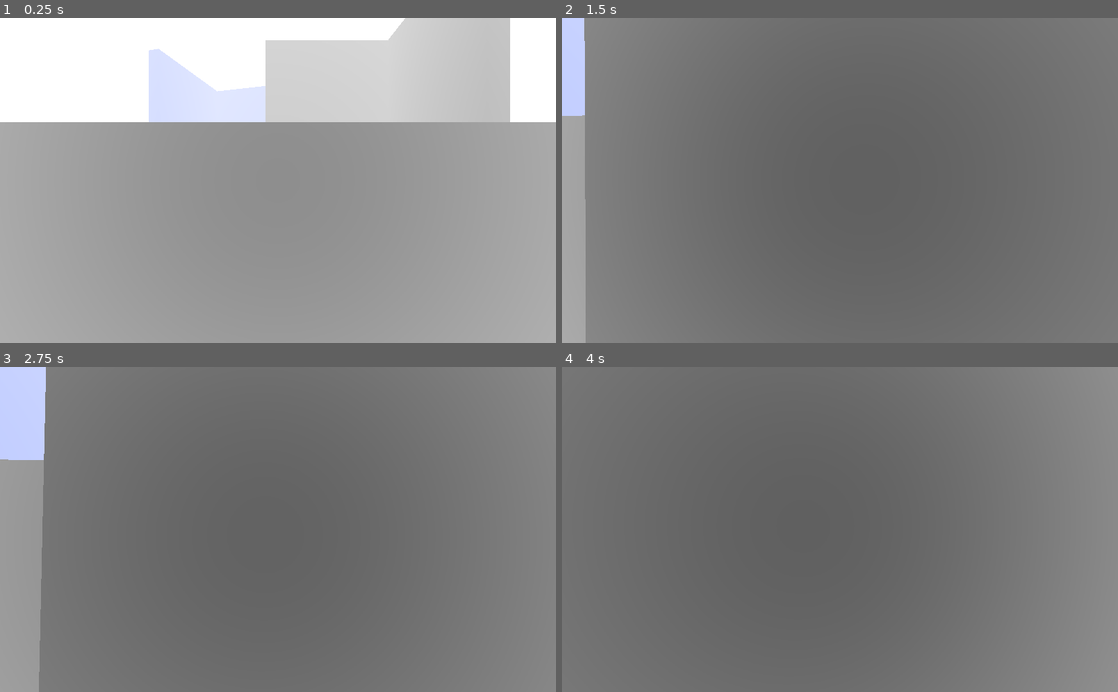
Above: before the commit, frames 1-4 (two rows, left to right).
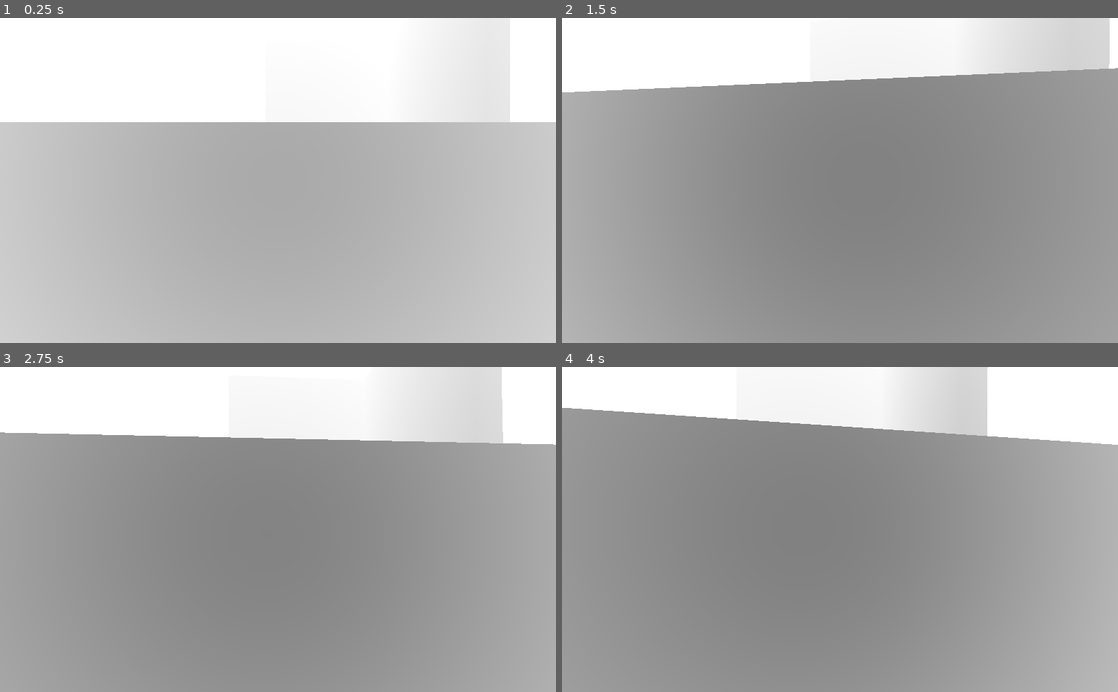
Above: after the commit, the same moments.

Repository: SmBe19/AJ8
Game: Godot game, scene res://scn/Root.tscn
Same seed, same stepped clock (60 frames per second), same inputs: the game is played once before the commit and once after it.
Inputs (mouse positions are in pixels of both pictures, inside the frame that each line leads up to):
- Up to frame 1 (0.25 s): no input
- Up to frame 2 (1.5 s): tap Enter at 0.5 s; move the mouse to (867, 180) at 0.52 s; hold W (move_forward) from 0.53 s (still down); move the mouse to (812, 180) at 1.27 s
- Up to frame 3 (2.75 s): keep holding W (move_forward); move the mouse to (289, 523) at 2.02 s
- Up to frame 4 (4 s): keep holding W (move_forward); move the mouse to (834, 536) at 2.77 s; move the mouse to (878, 532) at 3.52 s

The runs differ from the first frame. In frame 1, 83% of the frame differs, in the area x 0-100%, y 0-100%; in frame 2, 97%; in frame 3, 95%; in frame 4, 100%.

Commit message:
Make far plane white

Diff:
--- a/scn/World.tscn
+++ b/scn/World.tscn
@@ -20,16 +20,94 @@
 [sub_resource type="ConvexPolygonShape" id=5]
 points = PoolVector3Array( -1.21802, -2.01802, -1.01802, -1.21802, -2.01802, -0.765766, -1.21802, 2.01802, -1.01802, -1.21802, 2.01802, -0.765766, 0.72785, -2.01802, -1.01802, 0.72785, -2.01802, -0.765766, 0.72785, 2.01802, -1.01802, 0.72785, 2.01802, -0.765766 )
 
-[sub_resource type="ShaderMaterial" id=8]
+[sub_resource type="ShaderMaterial" id=6]
 shader = ExtResource( 4 )
 shader_param/u_col = Color( 0, 0.180392, 1, 1 )
 shader_param/u_far = 5.0
 
-[sub_resource type="ConvexPolygonShape" id=6]
+[sub_resource type="ConvexPolygonShape" id=7]
 points = PoolVector3Array( 0.727928, -2.01802, -0.765685, 0.727928, 2.01802, -0.765685, 0.730457, -1.98261, -1, 0.73045 …(185 unchanged characters)…
 
-[sub_resource type="ConvexPolygonShape" id=7]
+[sub_resource type="ConvexPolygonShape" id=8]
 points = PoolVector3Array( -1.21802, -2.01802, -1.01802, -1.21802, -2.01802, -0.765766, -1.21802, 2.01802, -1.01802, -1.21802, 2.01802, -0.765766, 0.72785, -2.01802, -1.01802, 0.72785, -2.01802, -0.765766, 0.72785, 2.01802, -1.01802, 0.72785, 2.01802, -0.765766 )
+
+[sub_resource type="ConvexPolygonShape" id=9]
+points = PoolVector3Array( -2.66637, -0.0936666, -1.58758, -2.66637, -0.0936666, -1.02569, -2.66637, 2.15433, -1.58758, -2.66637, 2.15433, -1.02569, 5.38897, -0.0936666, -1.58758, 5.38897, -0.0936666, -1.02569, 5.38897, 2.15433, -1.58758, 5.38897, 2.15433, -1.02569 )
+
+[sub_resource type="ConvexPolygonShape" id=10]
+points = PoolVector3Array( -3.41563, -0.0936666, -3.27341, -3.41563, -0.0936666, -1.2133, -3.41563, 2.15433, -3.27341, -3.41563, 2.15433, -1.2133, -3.22831, -0.0936666, -1.02585, -3.22831, 2.15433, -1.02585, -2.85376, -0.0936666, -3.27341, -2.85376, 2.15433, -3.27341, -2.66637, -0.0936666, -1.58796, -2.66637, -0.0936666, -1.02585, -2.66637, 2.15433, -1.58796, -2.66637, 2.15433, -1.02585 )
+
+[sub_resource type="ConvexPolygonShape" id=11]
+points = PoolVector3Array( 6.88763, -0.0936666, 19.9555, 6.88763, -0.0936666, 21.0797, 6.88763, 2.15433, 19.9555, 6.88763, 2.15433, 21.0797, 8.01185, -0.0936666, 21.0797, 8.01185, 2.15433, 21.0797, 8.94826, -0.0936666, 20.7047, 8.94826, 2.15433, 20.7047, 9.32289, -0.0936666, 18.6444, 9.32289, 2.15433, 18.6444, 9.88467, -0.0936666, 19.7686, 9.88467, 2.15433, 19.7686, 10.0722, 2.15433, 19.3938, 10.2596, -0.0936666, 18.6444, 10.2596, -0.0936666, 18.832, 10.2596, 2.15433, 18.6444 )
+
+[sub_resource type="ConvexPolygonShape" id=12]
+points = PoolVector3Array( 8.19917, -0.0936666, 15.4597, 8.19917, -0.0936666, 16.2094, 8.19917, 2.15433, 15.4597, 8.19917, 2.15433, 16.2094, 8.57391, -0.0936666, 15.4597, 8.94845, 2.15433, 15.6471, 9.51015, -0.0936666, 16.0221, 9.51015, -0.0936666, 18.6444, 9.51015, 2.15433, 16.0221, 9.51015, 2.15433, 18.6444, 9.88469, -0.0936666, 16.5838, 10.0721, 2.15433, 16.9588, 10.2594, -0.0936666, 17.5203, 10.2594, -0.0936666, 18.6444, 10.2594, 2.15433, 17.5203, 10.2594, 2.15433, 18.6444 )
+
+[sub_resource type="ConvexPolygonShape" id=13]
+points = PoolVector3Array( 4.4523, -0.0936666, 18.6444, 4.4523, -0.0936666, 19.0193, 4.4523, 2.15433, 18.6444, 4.63991, -0.0936666, 19.5812, 4.63991, 2.15433, 19.5812, 5.01441, -0.0936666, 20.1428, 5.20202, -0.0936666, 18.6444, 5.20202, 2.15433, 18.6444, 5.38939, -0.0936666, 20.5173, 5.38939, 2.15433, 20.5173, 6.13791, -0.0936666, 20.8921, 6.13791, 2.15433, 20.8921, 6.88763, -0.0936666, 19.9555, 6.88763, -0.0936666, 21.0797, 6.88763, 2.15433, 19.9555, 6.88763, 2.15433, 21.0797 )
+
+[sub_resource type="ConvexPolygonShape" id=14]
+points = PoolVector3Array( 4.4523, -0.0936666, 17.3329, 4.4523, 2.15433, 17.3329, 4.4523, 2.15433, 18.6444, 4.5537, 0.0169637, 18.4876, 4.63987, -0.0936666, 16.7712, 4.63987, 2.15433, 16.7712, 5.01461, -0.0936666, 16.2094, 5.20178, -0.0936666, 18.6444, 5.20178, 2.15433, 18.6444, 5.38915, 2.15433, 15.8347, 5.95065, -0.0936666, 15.4597, 5.95065, 2.15433, 15.4597, 6.51276, -0.0936666, 15.4597, 6.51276, -0.0936666, 16.2094, 6.51276, 2.15433, 15.4597, 6.51276, 2.15433, 16.2094 )
+
+[sub_resource type="ConvexPolygonShape" id=15]
+points = PoolVector3Array( -3.4157, 2.15433, -4.39745, -3.4157, 2.15433, -3.27363, -3.22782, -0.0936666, -4.58484, -3.22782, 2.15433, -4.58484, -3.04884, 0, -3.32827, -2.85291, -0.0936666, -3.27363, -2.85291, 2.15433, -3.27363, 5.38897, -0.0936666, -4.58484, 5.38897, -0.0936666, -4.0228, 5.38897, 2.15433, -4.58484, 5.38897, 2.15433, -4.0228 )
+
+[sub_resource type="ConvexPolygonShape" id=16]
+points = PoolVector3Array( 16.067, -0.0936666, 21.0789, 16.067, 2.15433, 21.0789, 16.067, 2.15433, 24.0762, 16.145, 0, 23.7094, 16.2544, -0.0936666, 15.2732, 16.2544, -0.0936666, 24.0762, 16.2544, 2.15433, 15.2732, 16.2544, 2.15433, 24.0762, 16.629, -0.0936666, 23.5134, 16.629, 2.15433, 23.5134, 17.1909, -0.0936666, 22.3897, 17.1909, 2.15433, 22.3897, 17.3783, -0.0936666, 21.8278, 17.3783, 2.15433, 21.8278, 17.5163, 0.0046337, 15.6582, 17.5655, 2.15433, 15.2732, 17.7223, 0.167926, 19.6036, 17.7223, 1.89274, 19.6036, 17.7529, -0.0936666, 15.836, 17.9403, -0.0936666, 16.7718, 17.9403, 2.15433, 16.7718 )
+
+[sub_resource type="ConvexPolygonShape" id=17]
+points = PoolVector3Array( 11.571, -0.0936666, 26.5112, 11.571, 2.15433, 26.5112, 11.571, 2.15433, 27.8237, 11.7583, 0, 27.5661, 11.9463, -0.0936666, 27.8237, 11.9463, 2.15433, 27.8237, 12.6953, -0.0936666, 27.4479, 12.6953, 2.15433, 27.4479, 14.7566, 0.091973, 25.5925, 14.7566, 1.96869, 25.5925, 15.5791, 1.9907, 24.6536, 15.7579, 2, 24.3297, 15.8306, 0.0243054, 24.3146, 15.8791, -0.0936666, 21.6417, 15.8791, 2.15433, 21.6417, 16.0665, -0.0936666, 21.6417, 16.0665, 2.15433, 21.6417 )
+
+[sub_resource type="ConvexPolygonShape" id=18]
+points = PoolVector3Array( 6.88763, -0.0936666, 27.4492, 6.88763, 2.15433, 27.4492, 6.88763, 2.15433, 28.7604, 7.10603, 0.0111835, 28.6555, 8.76152, -0.0936666, 28.7604, 8.76152, 2.15433, 28.7604, 9.88456, -0.0936666, 28.5727, 9.88456, 2.15433, 28.5727, 11.1955, -0.0936666, 26.5126, 11.1955, 2.15433, 26.5126, 11.5701, -0.0936666, 26.5126, 11.5701, -0.0936666, 28.0107, 11.5701, 2.15433, 26.5126, 11.5701, 2.15433, 28.0107 )
+
+[sub_resource type="ConvexPolygonShape" id=19]
+points = PoolVector3Array( 3.51563, -0.0936666, 26.6997, 3.51563, 2.15433, 26.6997, 3.51563, 2.15433, 28.0108, 3.70311, -0.0936666, 26.6997, 3.70311, -0.0936666, 28.1982, 3.70311, 2.15433, 26.6997, 3.70311, 2.15433, 28.1982, 4.07774, -0.0936666, 28.3854, 4.827, 2.15433, 28.573, 5.95089, -0.0936666, 28.7604, 5.95089, 2.15433, 28.7604, 6.88763, -0.0936666, 27.4493, 6.88763, -0.0936666, 28.7604, 6.88763, 2.15433, 27.4493, 6.88763, 2.15433, 28.7604 )
+
+[sub_resource type="ConvexPolygonShape" id=20]
+points = PoolVector3Array( -1.35503, -0.0936666, 21.829, -1.35503, 2.15433, 21.829, -1.16766, -0.0936666, 21.829, -1.16766, 2.15433, 21.829, -1.01263, 0.0643676, 24.5186, -1.01263, 1.9963, 24.5186, -0.0383837, 0.0713012, 25.6393, -0.0383837, 1.98937, 25.6393, 1.0803, 0.0779158, 26.586, 1.0803, 1.98275, 26.586, 3.14089, -0.0936666, 28.011, 3.14089, 2.15433, 28.011, 3.31269, -2.22045e-16, 27.7534, 3.51563, -0.0936666, 26.6985, 3.51563, 2.15433, 26.6985, 3.51563, 2.15433, 28.011 )
+
+[sub_resource type="ConvexPolygonShape" id=21]
+points = PoolVector3Array( -3.22837, -0.0936666, 16.5848, -3.22837, 2.15433, 16.5848, -3.0408, -0.0936666, 15.6481, -3.0408, 2.15433, 15.6481, -3.03417, 0.139416, 19.7481, -3.03417, 1.92125, 19.7481, -2.85341, 2.15433, 15.2732, -2.6662, -0.0936666, 22.0157, -2.6662, 2.15433, 22.0157, -1.72999, -0.0936666, 23.8883, -1.72999, 2.15433, 23.8883, -1.54261, -0.0936666, 15.2732, -1.54261, -0.0936666, 24.0762, -1.54261, 2.15433, 15.2732, -1.43344, -2.22045e-16, 23.7094, -1.3554, -0.0936666, 21.2659, -1.3554, 2.15433, 21.2659, -1.3554, 2.15433, 24.0762 )
+
+[sub_resource type="ConvexPolygonShape" id=22]
+points = PoolVector3Array( 5.38897, -0.0936666, -1.02644, 5.38897, 2.15433, -4.58497, 5.38897, 2.15433, -1.02644, 5.42018, -2.22045e-16, -4.34299, 5.57635, -0.0936666, 1.22237, 5.57635, 2.15433, 1.22237, 5.95084, 2.15433, -4.58497, 6.13815, -0.0936666, -4.39681, 6.13815, -0.0936666, 1.22237, 6.13815, 2.15433, -4.39681, 6.13815, 2.15433, 1.22237 )
+
+[sub_resource type="ConvexPolygonShape" id=23]
+points = PoolVector3Array( 13.819, -0.0936666, 11.3388, 13.819, -0.0936666, 11.5263, 13.819, 2.15433, 11.3388, 13.819, 2.15433, 11.5263, 15.5055, -0.0936666, 11.3388, 15.5055, 2.15433, 11.3388, 16.0665, -0.0936666, 11.9009, 16.0665, -0.0936666, 15.0845, 16.0665, 2.15433, 11.9009, 16.0665, 2.15433, 15.0845, 16.2539, -0.0936666, 15.272, 16.2539, 2.15433, 15.272, 16.6283, -0.0936666, 12.8373, 16.6283, 2.15433, 12.8373, 17.1905, -0.0936666, 13.9605, 17.1905, 2.15433, 13.9605, 17.5653, -0.0936666, 15.272, 17.5653, 2.15433, 15.0845, 17.5653, 2.15433, 15.272 )
+
+[sub_resource type="ConvexPolygonShape" id=24]
+points = PoolVector3Array( 8.76097, -0.0936666, 8.90334, 8.76097, 2.15433, 7.77903, 8.76097, 2.15433, 8.90334, 9.03413, 0, 7.92734, 9.88594, -0.0936666, 7.77903, 9.88594, 2.15433, 7.77903, 10.6348, -0.0936666, 7.96648, 10.6348, 2.15433, 7.96648, 11.5718, -0.0936666, 8.34171, 11.5718, 2.15433, 8.34171, 13.069, -0.0936666, 9.09079, 13.069, 2.15433, 9.09079, 13.6311, -0.0936666, 11.3384, 13.6311, 2.15433, 9.46533, 13.6311, 2.15433, 11.3384, 14.5674, -0.0936666, 10.2141, 14.5674, 2.15433, 10.2141, 15.1296, -0.0936666, 10.7757, 15.1296, 2.15433, 10.7757, 15.317, -0.0936666, 11.1506, 15.317, 2.15433, 11.3384 )
+
+[sub_resource type="ConvexPolygonShape" id=25]
+points = PoolVector3Array( -2.8537, -0.0936666, 14.897, -2.8537, 2.15433, 14.897, -2.8537, 2.15433, 15.2724, -2.68198, -2.22045e-16, 15.0928, -2.66611, -0.0936666, 14.3352, -2.10374, -0.0936666, 13.0248, -2.10374, 2.15433, 13.0248, -1.54218, -0.0936666, 15.2724, -1.54218, 2.15433, 15.2724, -1.355, -0.0936666, 15.0843, -1.355, 2.15433, 15.0843, -0.979817, -0.0936666, 11.3391, -0.979817, 2.15433, 11.3391, -0.606251, -0.0936666, 10.9637, -0.606251, 2.15433, 10.9637, 1.26763, -0.0936666, 10.9637, 1.26763, -0.0936666, 11.1518, 1.26763, 2.15433, 10.9637, 1.26763, 2.15433, 11.1518 )
+
+[sub_resource type="ConvexPolygonShape" id=26]
+points = PoolVector3Array( -0.418367, -0.0936666, 10.7761, -0.418367, 2.15433, 10.7761, -0.418367, 2.15433, 10.9631, 0.519327, -0.0936666, 9.83939, 0.519327, 2.15433, 9.83939, 1.45515, -0.0936666, 10.9631, 1.45515, 2.15433, 10.9631, 2.20456, -0.0936666, 8.71601, 2.20456, 2.15433, 8.71601, 3.51508, 2.15433, 8.15401, 4.07745, -0.0936666, 7.96668, 4.07745, 2.15433, 7.96668, 4.82623, -0.0936666, 7.77903, 4.82623, 2.15433, 7.77903, 5.57626, -0.0936666, 9.09068, 5.68558, 0, 7.9117, 5.95097, -0.0936666, 8.90335, 5.95097, 2.15433, 7.77903, 5.95097, 2.15433, 8.90335 )
+
+[sub_resource type="ConvexPolygonShape" id=27]
+points = PoolVector3Array( -8.66103, -0.0936666, 1.4097, -8.66103, -0.0936666, 1.9717, -8.66103, 2.15433, 1.4097, -8.66103, 2.15433, 1.9717, 5.57623, -0.0936666, 1.22237, 5.57623, 2.15433, 1.22237, 6.1383, -0.0936666, 1.22237, 6.1383, -0.0936666, 1.9717, 6.1383, 2.15433, 1.22237, 6.1383, 2.15433, 1.9717 )
+
+[sub_resource type="ConvexPolygonShape" id=28]
+points = PoolVector3Array( 8.57398, -0.0936666, 1.59709, 8.57398, 2.15433, 1.97164, 8.72227, 0, 1.94823, 8.7614, -0.0936666, 1.40975, 8.7614, 2.15433, 1.40975, 11.9452, -0.0936666, 1.97164, 11.9452, 2.15433, 1.97164, 11.9833, 0.00086848, 1.43338, 12.133, -0.0936666, 1.78431, 12.133, 2.15433, 1.40975, 12.133, 2.15433, 1.78431 )
+
+[sub_resource type="ConvexPolygonShape" id=29]
+points = PoolVector3Array( 11.571, -0.0936666, -12.8276, 11.571, -0.0936666, 1.40831, 11.571, 2.15433, -12.8276, 11.571, 2.15433, 1.40831, 12.133, -0.0936666, -12.8276, 12.133, -0.0936666, 1.40831, 12.133, 2.15433, -12.8276, 12.133, 2.15433, 1.40831 )
+
+[sub_resource type="ConvexPolygonShape" id=30]
+points = PoolVector3Array( -9.41037, -0.0936666, -12.6403, -9.41037, -0.0936666, 1.78433, -9.41037, 2.15433, -12.6403, -9.41037, 2.15433, 1.78433, -9.2229, 2.15433, 1.9717, -8.84849, -0.0936666, -12.6403, -8.84849, 2.15433, -12.6403, -8.66111, -0.0936666, 1.40959, -8.66111, -0.0936666, 1.9717, -8.66111, 2.15433, 1.40959, -8.66111, 2.15433, 1.9717 )
+
+[sub_resource type="ConvexPolygonShape" id=31]
+points = PoolVector3Array( 8.57363, -0.0936666, 1.97227, 8.57363, -0.0936666, 7.77903, 8.57363, 2.15433, 1.97227, 8.57363, 2.15433, 7.77903, 9.13563, -0.0936666, 1.97227, 9.13563, -0.0936666, 7.77903, 9.13563, 2.15433, 1.97227, 9.13563, 2.15433, 7.77903 )
+
+[sub_resource type="ConvexPolygonShape" id=32]
+points = PoolVector3Array( 5.57635, -0.0936666, 1.97227, 5.57635, -0.0936666, 7.77903, 5.57635, 2.15433, 1.97227, 5.57635, 2.15433, 7.77903, 6.1383, -0.0936666, 1.97227, 6.1383, -0.0936666, 7.77903, 6.1383, 2.15433, 1.97227, 6.1383, 2.15433, 7.77903 )
+
+[sub_resource type="ConvexPolygonShape" id=33]
+points = PoolVector3Array( 7.07546, -0.0936666, -13.577, 7.07546, -0.0936666, -13.0151, 7.07546, 2.15433, -13.577, 7.07546, 2.15433, -13.0151, 11.5701, -0.0936666, -12.8277, 11.5701, 2.15433, -12.8277, 11.9218, 2.22045e-16, -12.8589, 11.9448, -0.0936666, -13.577, 11.9448, 2.15433, -13.577, 12.1325, -0.0936666, -13.3895, 12.1325, 2.15433, -13.3895, 12.1325, 2.15433, -12.8277 )
+
+[sub_resource type="ConvexPolygonShape" id=34]
+points = PoolVector3Array( -9.41037, -0.0936666, -12.6403, -9.41037, 2.15433, -13.3895, -9.41037, 2.15433, -12.6403, -9.22157, -0.0936666, -13.5768, -9.22157, 2.15433, -13.5768, -8.84719, -0.0936666, -12.6403, -8.84719, 2.15433, -12.6403, 7.07497, -0.0936666, -13.5768, 7.07497, -0.0936666, -13.0151, 7.07497, 2.15433, -13.5768, 7.07497, 2.15433, -13.0151 )
 
 [node name="World" type="Spatial"]
 
@@ -73,22 +151,101 @@
 shape = SubResource( 5 )
 
 [node name="Wall2" type="StaticBody" parent="."]
+visible = false
 
 [node name="testlvl" type="MeshInstance" parent="Wall2"]
 transform = Transform( 0.258819, 0, 0.965926, 0, 1, 0, -0.965926, 0, 0.258819, -1, 2, -5 )
 mesh = ExtResource( 2 )
-material/0 = SubResource( 8 )
+material/0 = SubResource( 6 )
 
 [node name="CollisionShape2" type="CollisionShape" parent="Wall2"]
 transform = Transform( 0.258819, 0, 0.965926, 0, 1, 0, -0.965926, 0, 0.258819, -1, 2, -5 )
-shape = SubResource( 6 )
+shape = SubResource( 7 )
 
 [node name="CollisionShape" type="CollisionShape" parent="Wall2"]
 transform = Transform( 0.258819, 0, 0.965926, 0, 1, 0, -0.965926, 0, 0.258819, -1, 2, -5 )
-shape = SubResource( 7 )
+shape = SubResource( 8 )
 
 [node name="CollisionLvl" type="StaticBody" parent="."]
 
 [node name="level_col" type="MeshInstance" parent="CollisionLvl"]
 mesh = ExtResource( 5 )
 material/0 = ExtResource( 3 )
+
+[node name="CollisionShape26" type="CollisionShape" parent="CollisionLvl"]
+shape = SubResource( 9 )
+
+[node name="CollisionShape25" type="CollisionShape" parent="CollisionLvl"]
+shape = SubResource( 10 )
+
+[node name="CollisionShape24" type="CollisionShape" parent="CollisionLvl"]
+shape = SubResource( 11 )
+
+[node name="CollisionShape23" type="CollisionShape" parent="CollisionLvl"]
+shape = SubResource( 12 )
+
+[node name="CollisionShape22" type="CollisionShape" parent="CollisionLvl"]
+shape = SubResource( 13 )
+
+[node name="CollisionShape21" type="CollisionShape" parent="CollisionLvl"]
+shape = SubResource( 14 )
+
+[node name="CollisionShape20" type="CollisionShape" parent="CollisionLvl"]
+shape = SubResource( 15 )
+
+[node name="CollisionShape19" type="CollisionShape" parent="CollisionLvl"]
+shape = SubResource( 16 )
+
+[node name="CollisionShape18" type="CollisionShape" parent="CollisionLvl"]
+shape = SubResource( 17 )
+
+[node name="CollisionShape17" type="CollisionShape" parent="CollisionLvl"]
+shape = SubResource( 18 )
+
+[node name="CollisionShape16" type="CollisionShape" parent="CollisionLvl"]
+shape = SubResource( 19 )
+
+[node name="CollisionShape15" type="CollisionShape" parent="CollisionLvl"]
+shape = SubResource( 20 )
+
+[node name="CollisionShape14" type="CollisionShape" parent="CollisionLvl"]
+shape = SubResource( 21 )
+
+[node name="CollisionShape13" type="CollisionShape" parent="CollisionLvl"]
+shape = SubResource( 22 )
+
+[node name="CollisionShape12" type="CollisionShape" parent="CollisionLvl"]
+shape = SubResource( 23 )
+
+[node name="CollisionShape11" type="CollisionShape" parent="CollisionLvl"]
+shape = SubResource( 24 )
+
+[node name="CollisionShape10" type="CollisionShape" parent="CollisionLvl"]
+shape = SubResource( 25 )
+
+[node name="CollisionShape9" type="CollisionShape" parent="CollisionLvl"]
+shape = SubResource( 26 )
+
+[node name="CollisionShape8" type="CollisionShape" parent="CollisionLvl"]
+shape = SubResource( 27 )
+
+[node name="CollisionShape7" type="CollisionShape" parent="CollisionLvl"]
+shape = SubResource( 28 )
+
+[node name="CollisionShape6" type="CollisionShape" parent="CollisionLvl"]
+shape = SubResource( 29 )
+
+[node name="CollisionShape5" type="CollisionShape" parent="CollisionLvl"]
+shape = SubResource( 30 )
+
+[node name="CollisionShape4" type="CollisionShape" parent="CollisionLvl"]
+shape = SubResource( 31 )
+
+[node name="CollisionShape3" type="CollisionShape" parent="CollisionLvl"]
+shape = SubResource( 32 )
+
+[node name="CollisionShape2" type="CollisionShape" parent="CollisionLvl"]
+shape = SubResource( 33 )
+
+[node name="CollisionShape" type="CollisionShape" parent="CollisionLvl"]
+shape = SubResource( 34 )
--- a/src/mat_depth.shader
+++ b/src/mat_depth.shader
@@ -13,5 +13,7 @@
 	pos.z = -pos.z;
 	ALBEDO.rgb = vec3(0.);
 	float closeness = 1./(1.+length(pos));
+	float correction = 1./(1.+u_far);
+	closeness = (closeness-correction) / (1.-correction);
 	EMISSION.rgb = mix(vec3(1.), u_col.rgb, closeness);
 }
Not shown: 1 places in scn/World.tscn that only renumber resources
